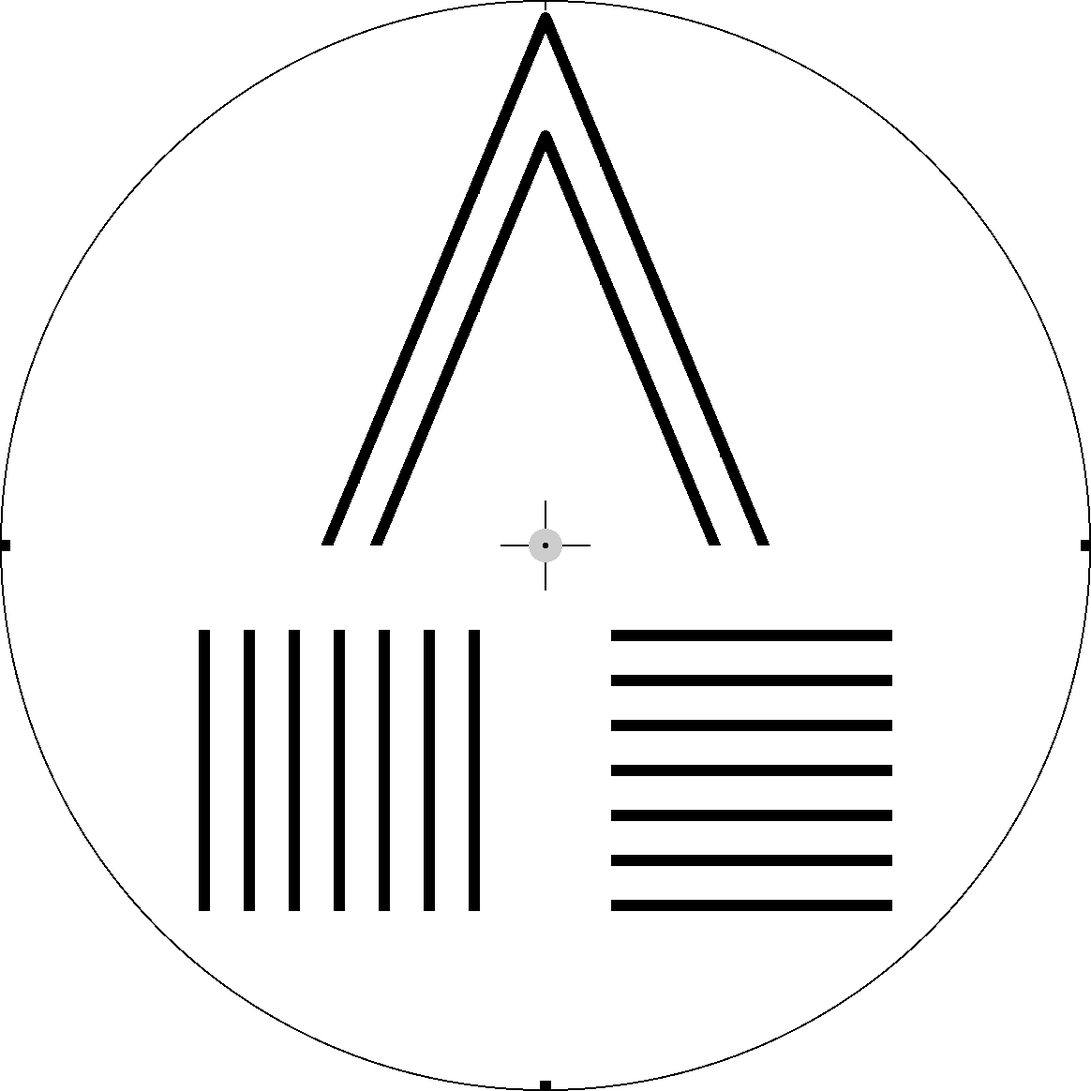
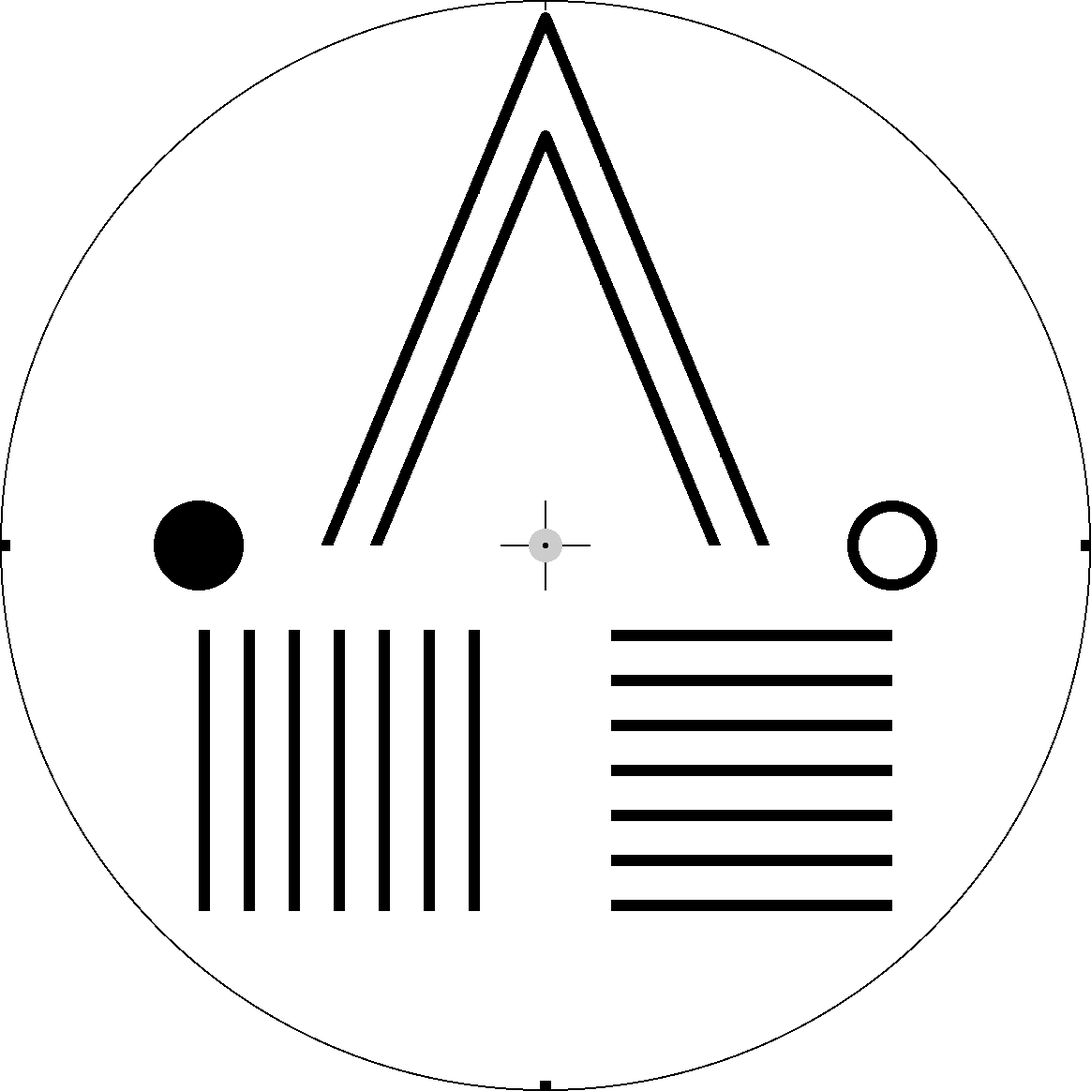
Comparing the layer stacks of the two 1091x1091 images. Changes:
painted on "Notches" over left=153, top=500, right=938, bottom=591
